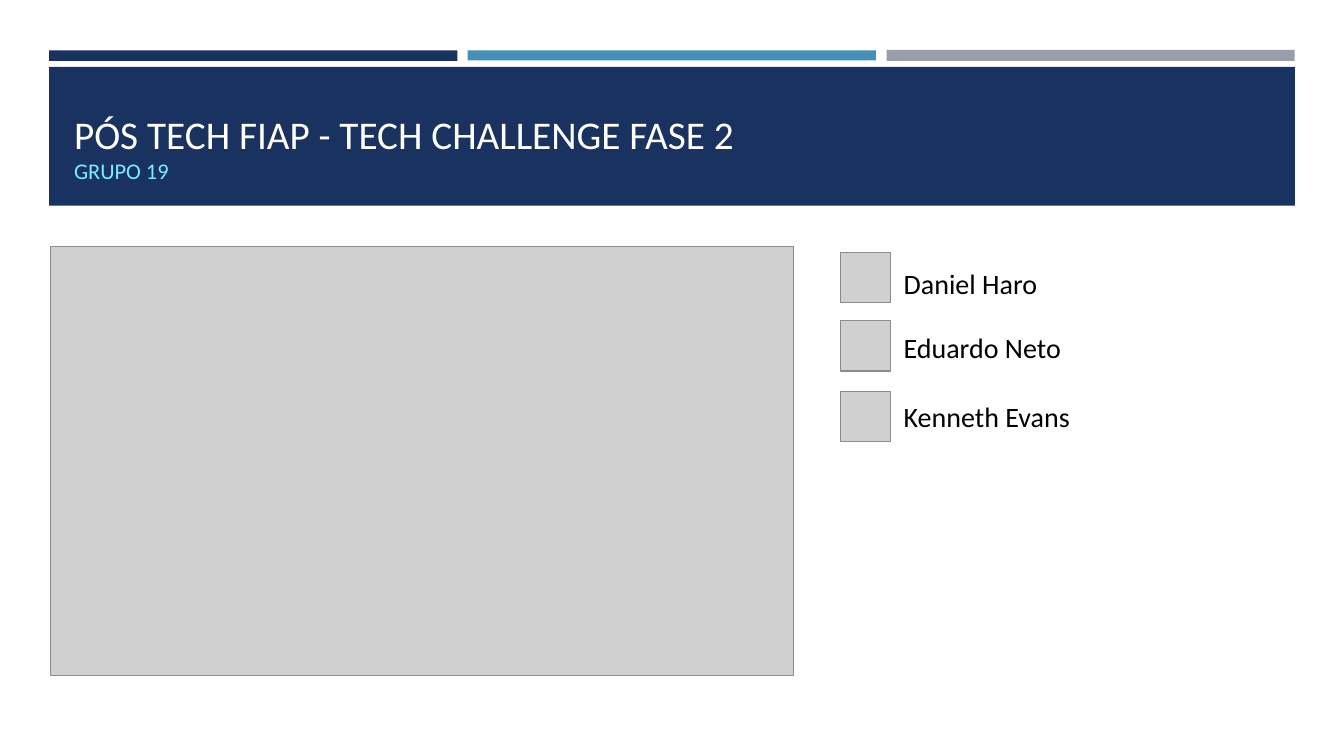
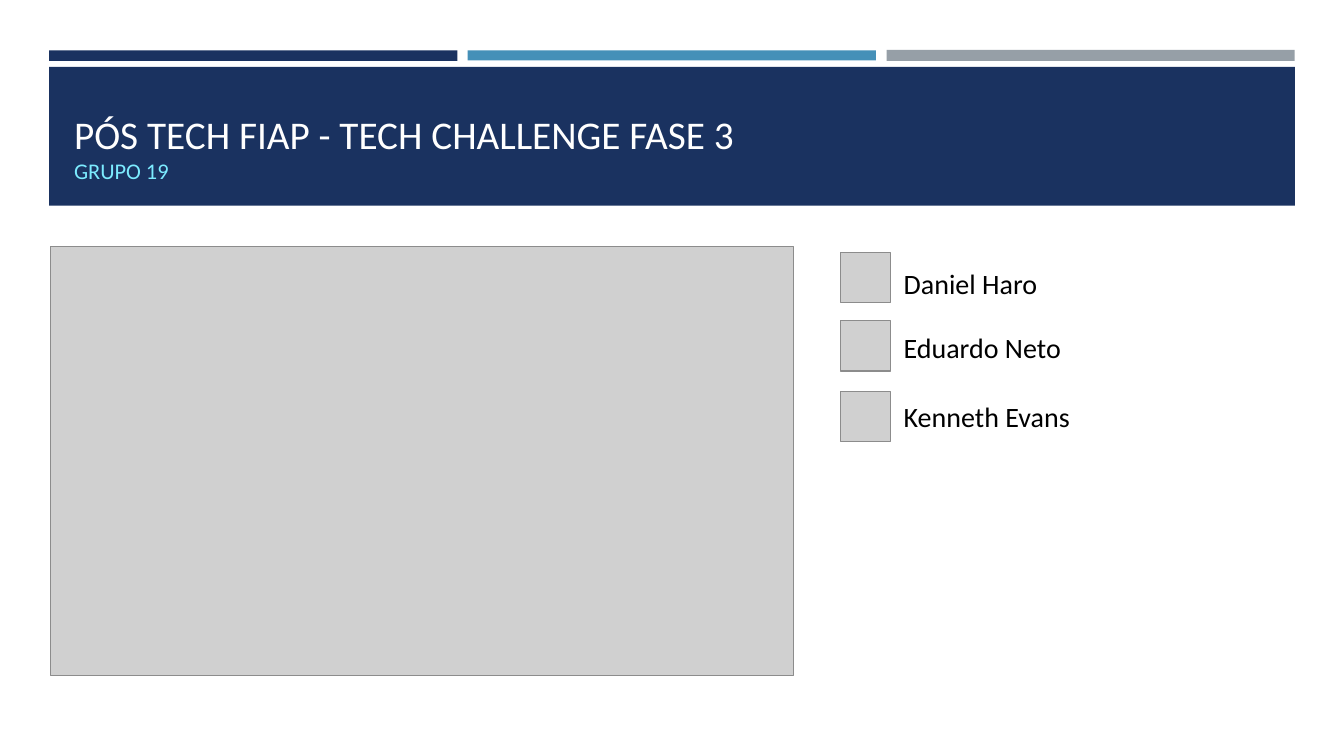
Before and after one commit to codes-and-technology/contatos, a slide deck: slide 3 of docs/Tech Challenge Fase 3/Desenho da Solução Tech Challenge - Fase 3 v1.pptx. Drawn at 1344x756 pixels with LibreOffice and Linux fonts; fonts in the diff are those of the drawing; grey boxes stand for pictures. Boxes give left, top, right and bottom in pixels: in the first picture for what was removed or moved away, otherwise in the second. Text is boxed around its words. In the diff, an @@ line names an element or a change of style, - is before the commit and + after.

Commit message:
mudança no projeto

```diff
--- a/docs/Tech Challenge Fase 3/Desenho da Solução Tech Challenge - Fase 3 v1.pptx
+++ b/docs/Tech Challenge Fase 3/Desenho da Solução Tech Challenge - Fase 3 v1.pptx
@@ title at <box>74,116,734,179</box>: text changed @@
-PÓS TECH FIAP - TECH CHALLENGE FASE 2
-GRUPO 19
+PÓS TECH FIAP - TECH CHALLENGE FASE 3
+GRUPO 19
```
